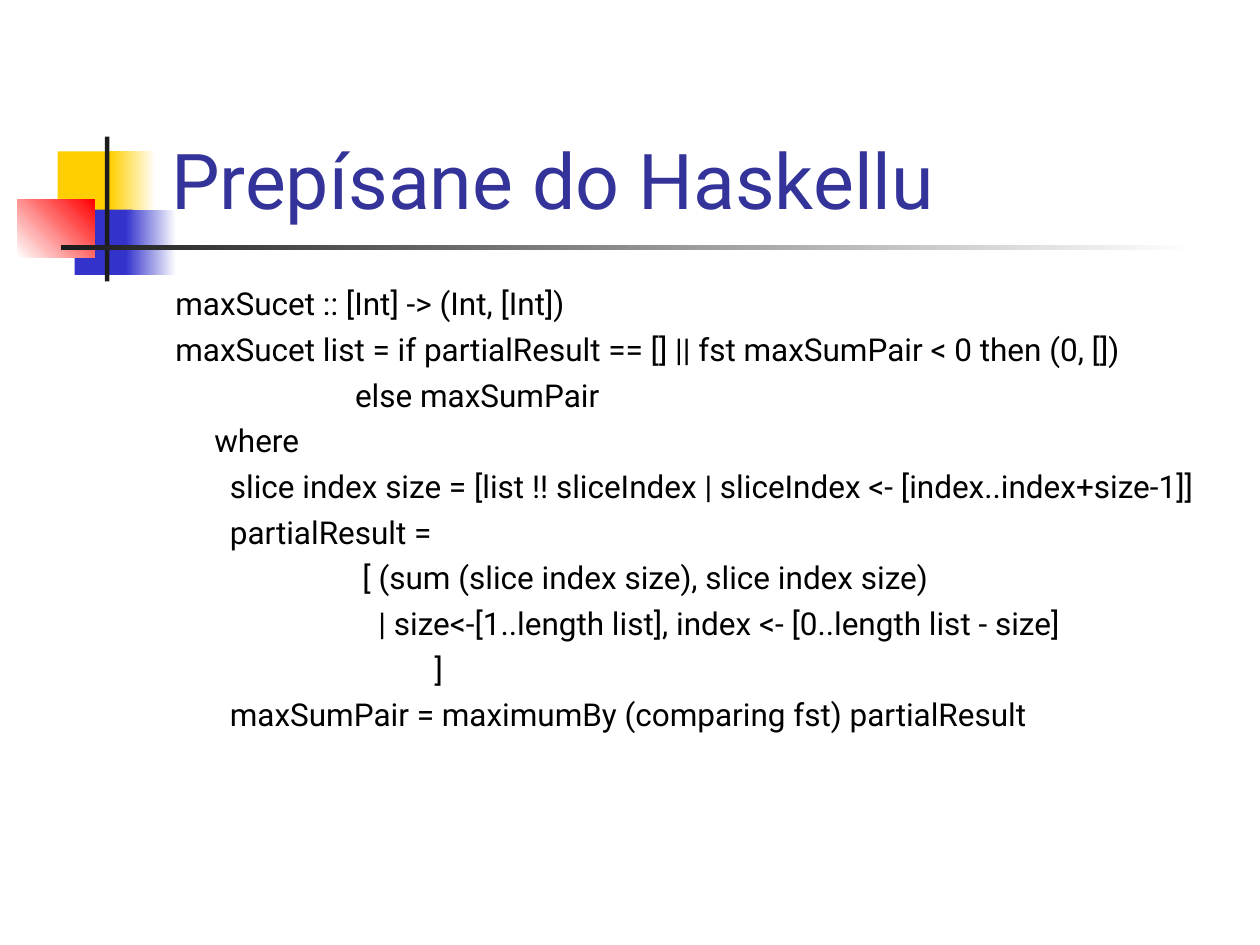
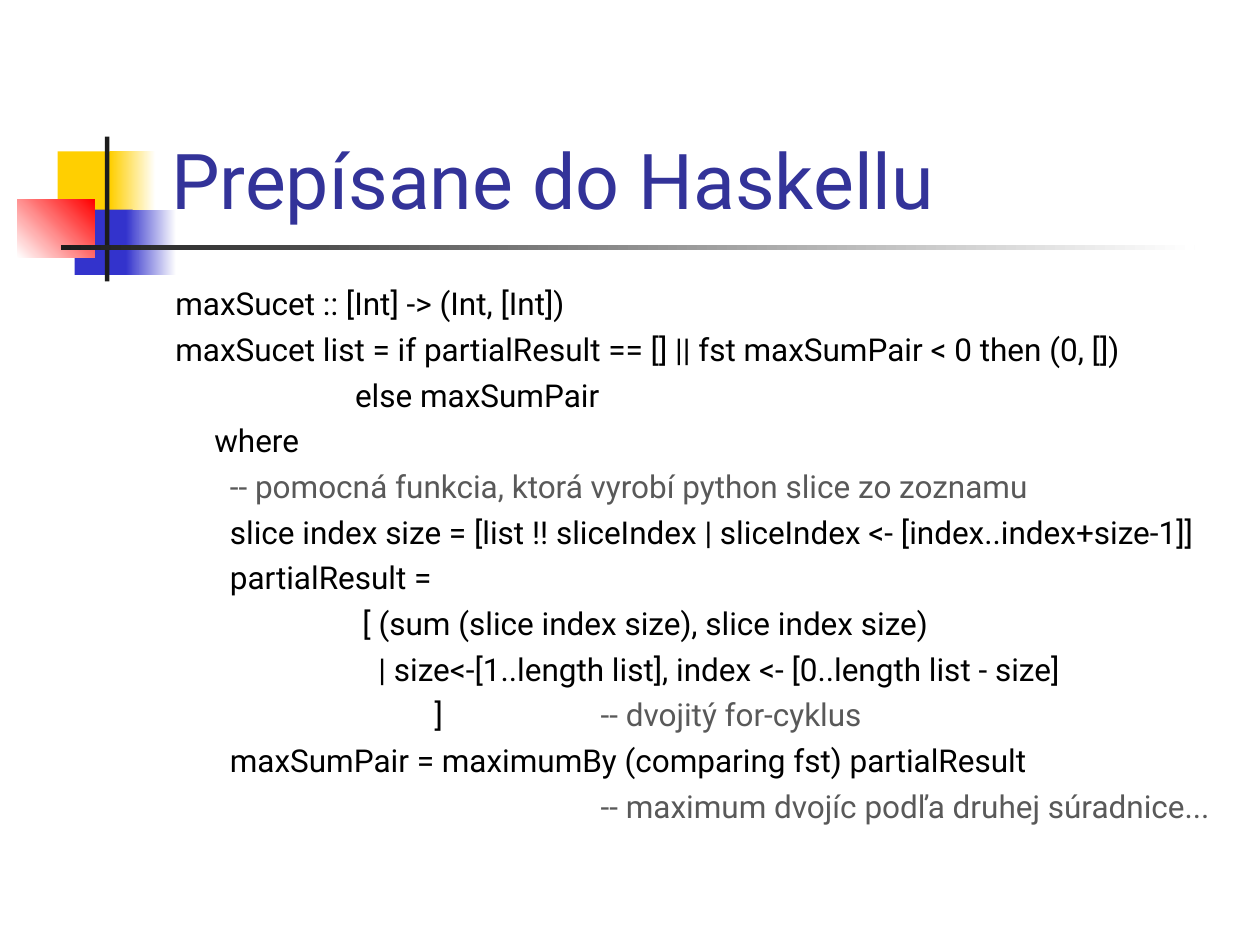
Before and after one commit to Funkcionalne/Prednasky, a slide deck: slide 5 of 02/02_intro.ppt. Drawn at 1260x945 pixels with LibreOffice and Linux fonts; fonts in the diff are those of the drawing. Boxes give left, top, right and bottom in pixels: in the first picture for what was removed or moved away, otherwise in the second. Text is boxed around its words. In the diff, an @@ line names an element or a change of style, - is before the commit and + after.

```diff
--- a/02/02_intro.ppt
+++ b/02/02_intro.ppt
@@ text at bbox=[255, 474, 1027, 505]: paragraph added @@
+-- pomocná funkcia, ktorá vyrobí python slice zo zoznamu
@@ text at bbox=[626, 702, 862, 733]: text changed; text colour #000000 to #595959 @@
-]
+] -- dvojitý for-cyklus
@@ text at bbox=[626, 794, 1210, 825]: paragraph added @@
+-- maximum dvojíc podľa druhej súradnice...
```
Also in this commit, not shown: 1 other slide changed, 1 slide added, 6 other files.
